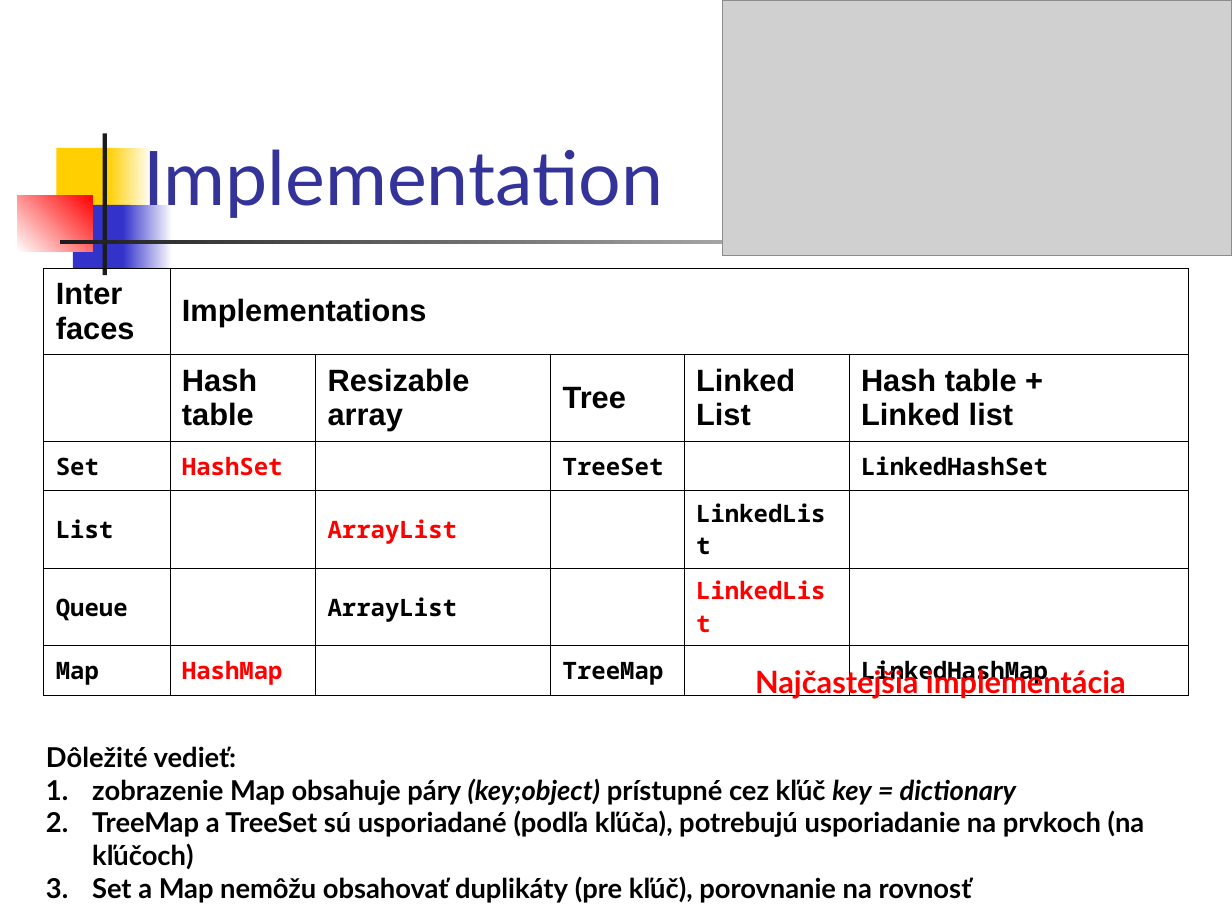
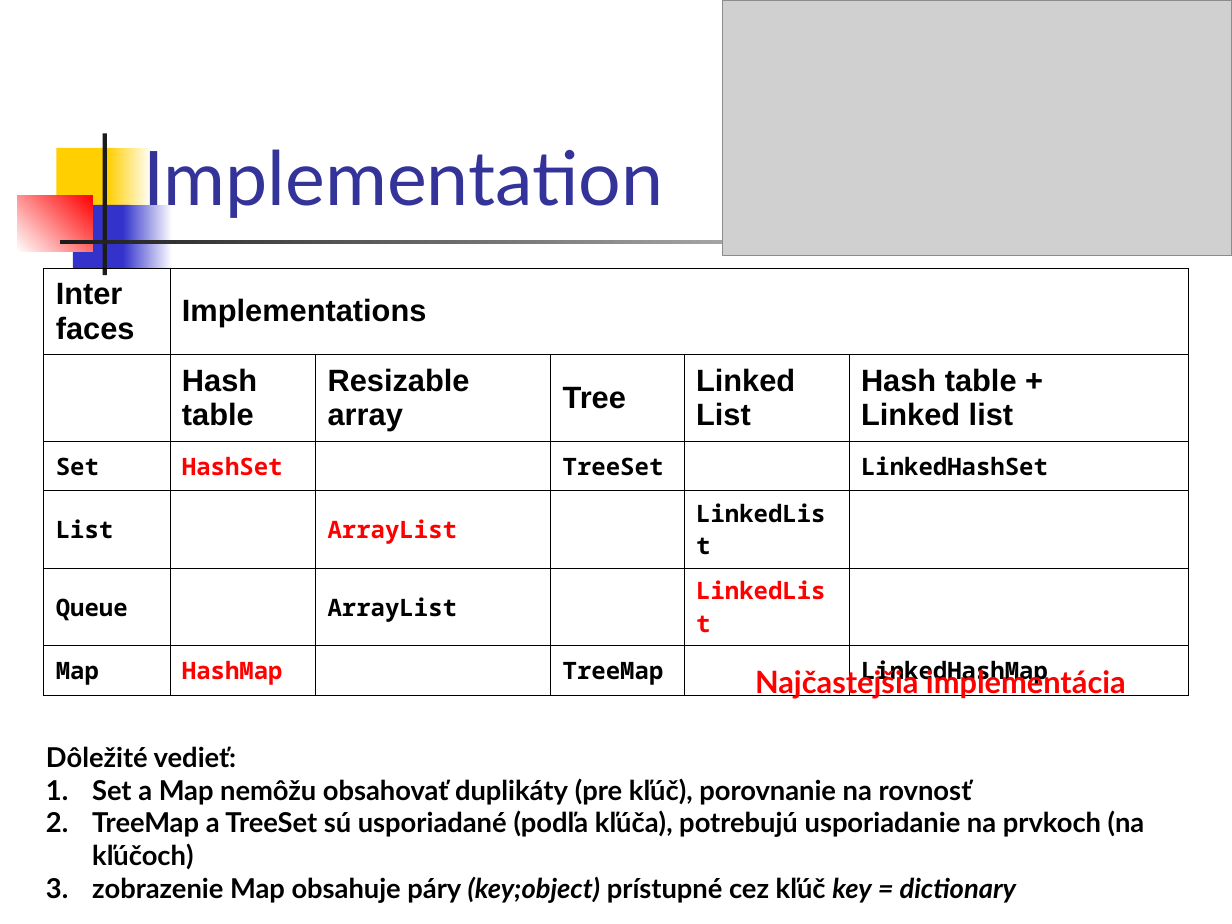
Before and after one commit to Programovanie4/Prednasky, a slide deck: slide 9 of 06/06_java.ppt. Drawn at 1232x924 pixels with LibreOffice and Linux fonts; fonts in the diff are those of the drawing; grey boxes stand for pictures. Boxes give left, top, right and bottom in pixels: in the first picture for what was removed or moved away, otherwise in the second. Text is boxed around its words. In the diff, an @@ line names an element or a change of style, - is before the commit and + after.

```diff
--- a/06/06_java.ppt
+++ b/06/06_java.ppt
@@ text at bbox=[92, 778, 1145, 869]: paragraphs added @@
+1. Set a Map nemôžu obsahovať duplikáty (pre kľúč), porovnanie na rovnosť
+2. TreeMap a TreeSet sú usporiadané (podľa kľúča), potrebujú usporiadanie na prvkoch (na kľúčoch)
@@ text at bbox=[92, 810, 1145, 903]: paragraphs removed @@
-2. TreeMap a TreeSet sú usporiadané (podľa kľúča), potrebujú usporiadanie na prvkoch (na kľúčoch)
-3. Set a Map nemôžu obsahovať duplikáty (pre kľúč), porovnanie na rovnosť
```
Also in this commit, not shown: 4 other slides changed, 3 other files.
